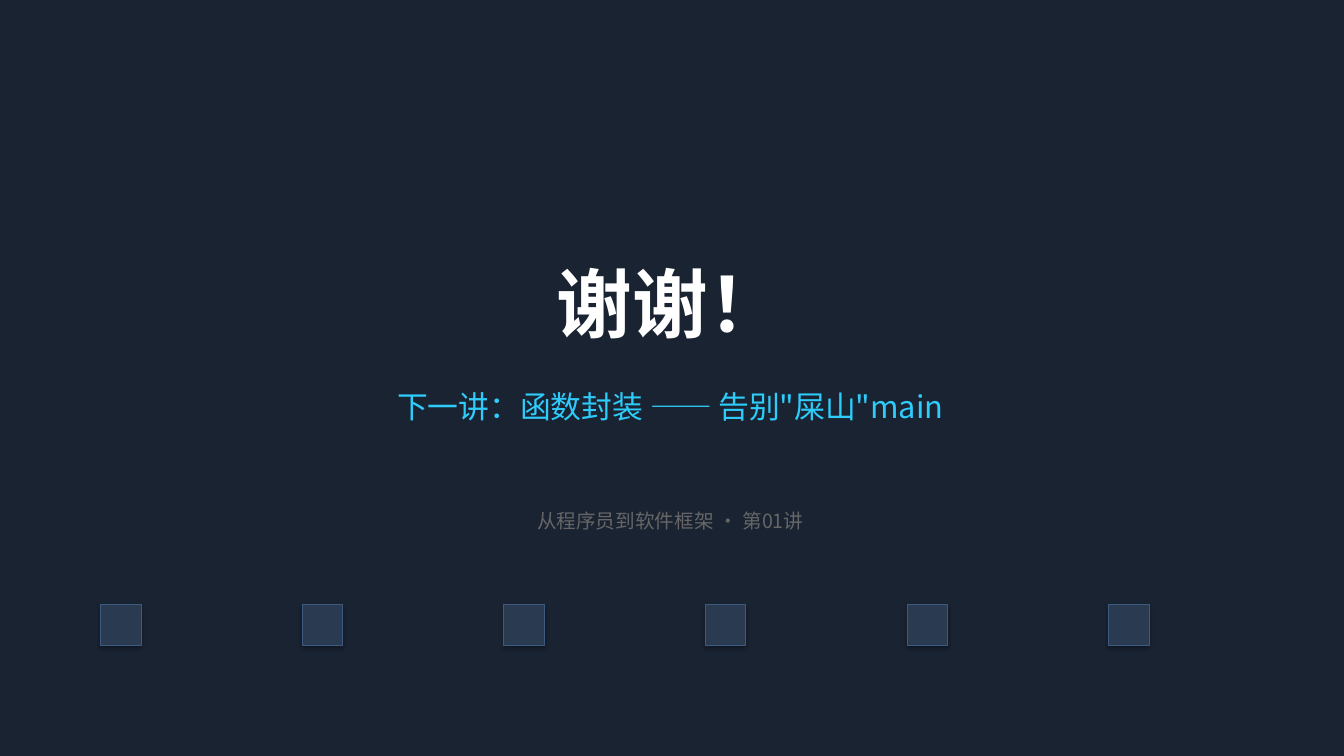
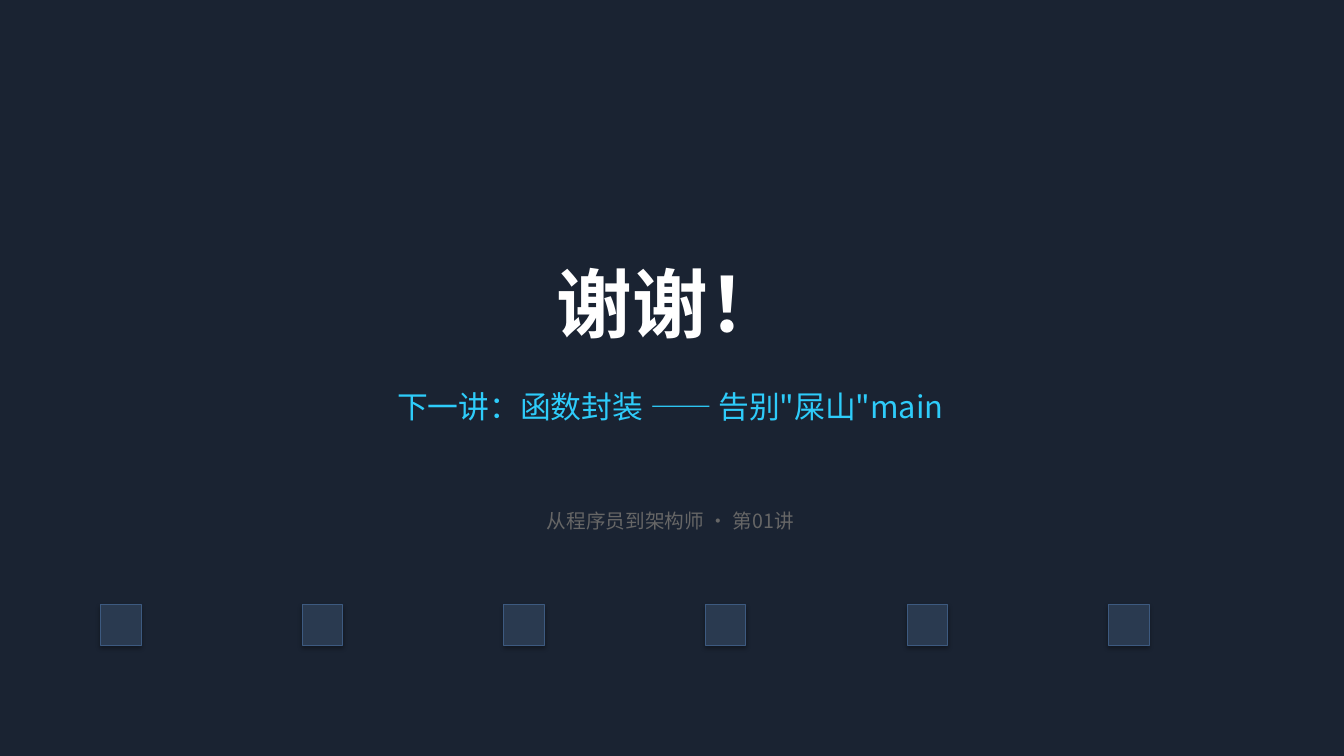
Before and after one commit to dll/cpsf, a slide deck: slide 13 of 01_你好世界/docs/课件.pptx. Drawn at 1344x756 pixels with LibreOffice and Linux fonts; fonts in the diff are those of the drawing. Boxes give left, top, right and bottom in pixels: in the first picture for what was removed or moved away, otherwise in the second. Text is boxed around its words. In the diff, an @@ line names an element or a change of style, - is before the commit and + after.

Commit message:
video: 第1讲视频V3 - 轻松愉快风格版
- 视频时长：约4.5分钟（符合3-5分钟要求）
- 风格调整：从深色科技风改为轻松愉快的手绘卡通风格
- 明亮色彩：天蓝、橙黄、草绿、粉红
- 可爱图标和表情包
- 白板/笔记本纸张质感
- 内容聚焦：表达式概念+表达式语言特性+编译链接+演进路线
- 系列名称统一：从程序员到架构师

```diff
--- a/01_你好世界/docs/课件.pptx
+++ b/01_你好世界/docs/课件.pptx
@@ text at box(547, 512, 794, 530): text changed @@
-从程序员到软件框架 · 第01讲
+从程序员到架构师 · 第01讲
```
Also in this commit, not shown: 1 other slide changed, 4 other files.
